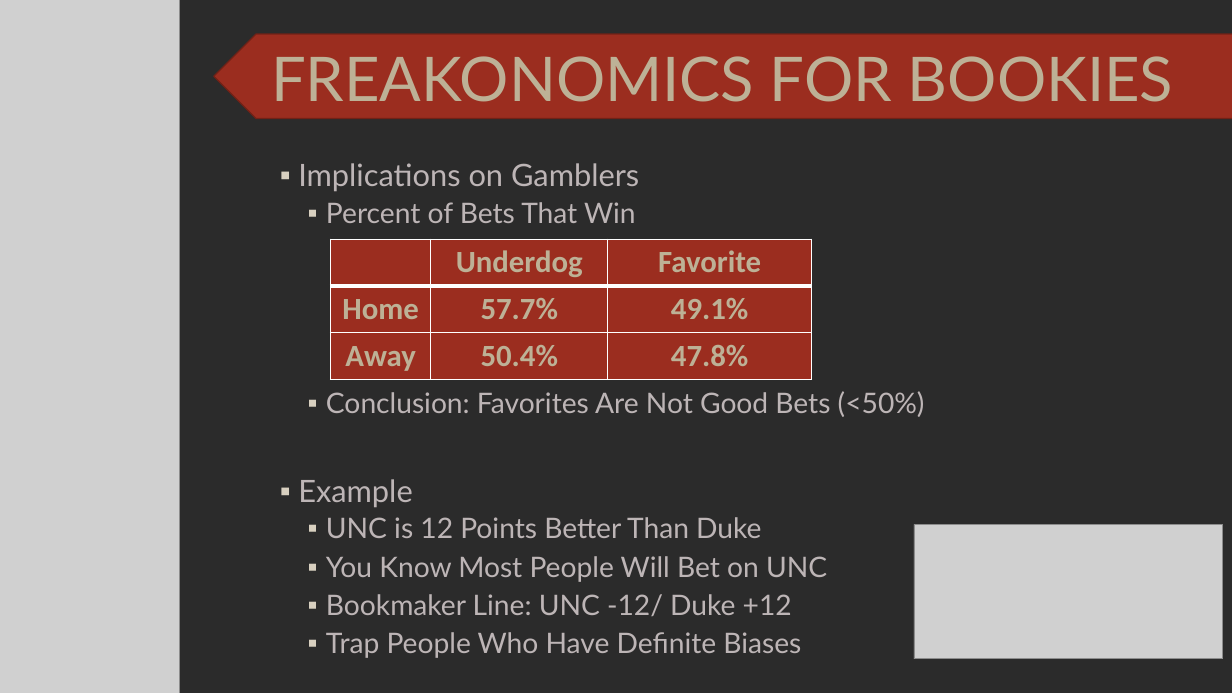
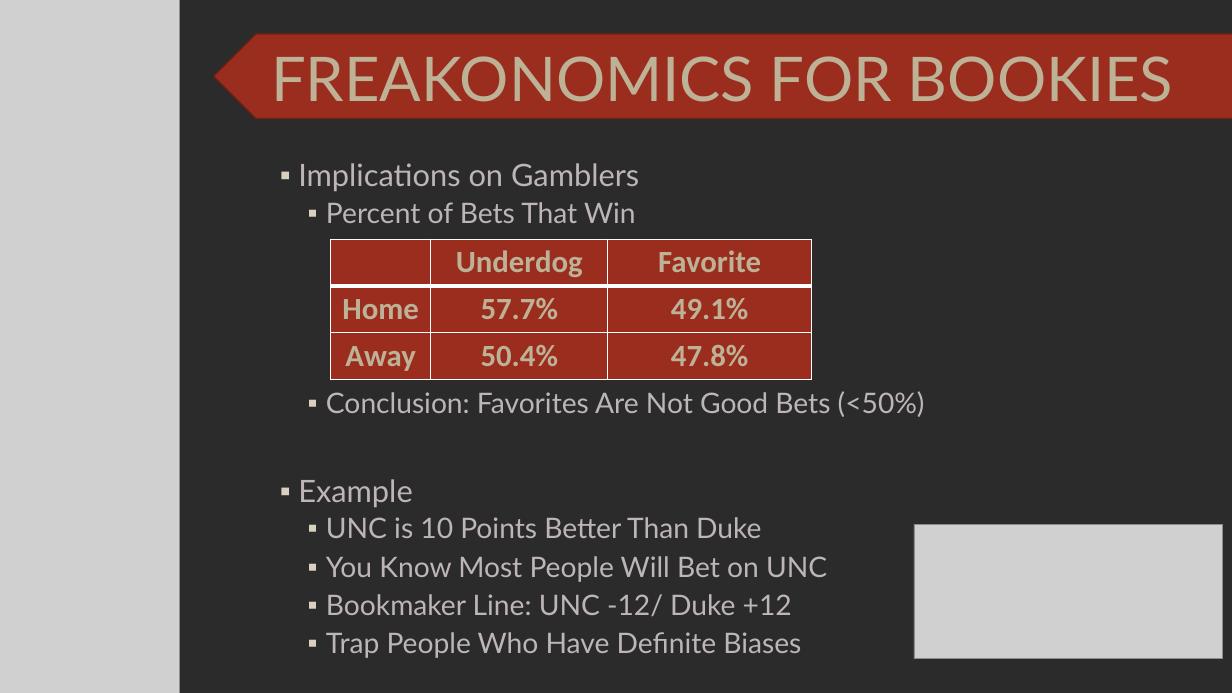
Before and after one commit to SuperMarioGiacomazzo/STOR390_WEBSITE, a slide deck: slide 19 of Slides/Gambling 1/Gambling_1_Lecture.pptx. Drawn at 1232x693 pixels with LibreOffice and Linux fonts; fonts in the diff are those of the drawing; grey boxes stand for pictures; background and template pictures are left out; a plain dark background stands for a picture behind light text. Boxes give left, top, right and bottom in pixels: in the first picture for what was removed or moved away, otherwise in the second. Text is boxed around its words. In the diff, an @@ line names an element or a change of style, - is before the commit and + after.

Commit message:
Lecture 1 Commit

```diff
--- a/Slides/Gambling 1/Gambling_1_Lecture.pptx
+++ b/Slides/Gambling 1/Gambling_1_Lecture.pptx
@@ text at box(326, 517, 761, 538): text changed @@
-  ▪ UNC is 12 Points Better Than Duke
+  ▪ UNC is 10 Points Better Than Duke
```
Also in this commit, not shown: 1 other file.
